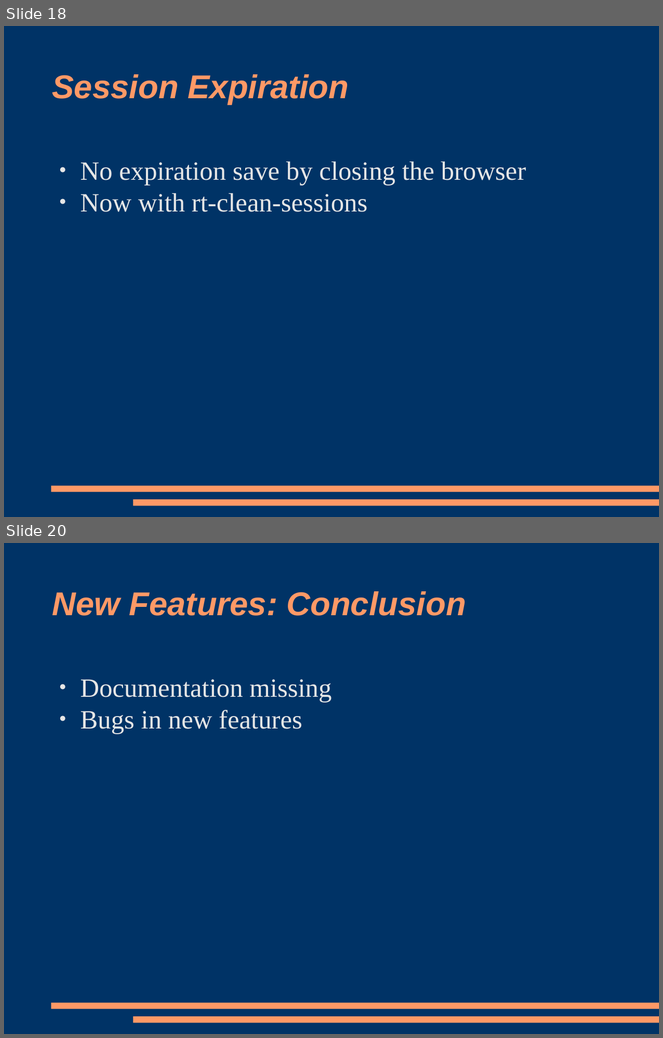
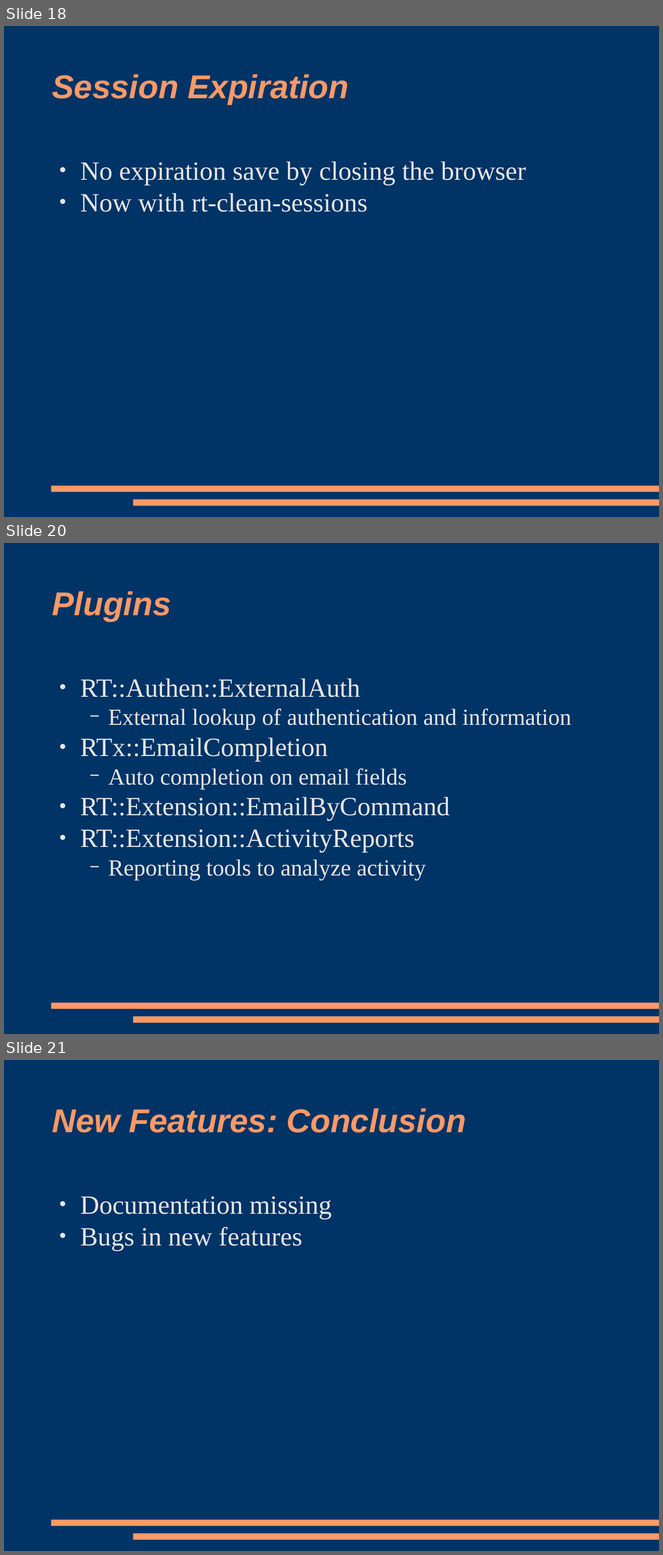
Before and after one commit to racke/Presentations, a slide deck: npw2009/rt38.odp. Shown one above the other, each under a label of ours: slides 18 and 20 before the commit, slides 18, 20 and 21 after it; the slides between them are not shown. The pictures are 663x1038 and 663x1555 pixels, drawn with LibreOffice and Linux fonts; fonts in the diff are those of the drawing. Boxes give left, top, right and bottom in pixels: in the first picture for what was removed or moved away, otherwise in the second. Text is boxed around its words. In the diff, an @@ line names an element or a change of style, - is before the commit and + after.

```diff
--- a/npw2009/rt38.odp
+++ b/npw2009/rt38.odp
@@ slide 20 added at <box>4,543,659,1034</box>, background #003366; not listed: 2 template elements that a slide beside it also shows @@
@@ title added at <box>52,591,171,622</box>, 40 pt, text #FF9966, bold, italic @@
+Plugins
@@ text added at <box>80,678,571,880</box>, 32 pt, text #E6E6E6 @@
+● RT::Authen::ExternalAuth
+  − External lookup of authentication and information
+● RTx::EmailCompletion
+  − Auto completion on email fields
+● RT::Extension::EmailByCommand
+● RT::Extension::ActivityReports
+  − Reporting tools to analyze activity
@@ what was slide 20 is now slide 21 @@
```
Also in this commit, not shown: 6 slides changed, 2 other slides added, 1 slide removed, 2 other files.
